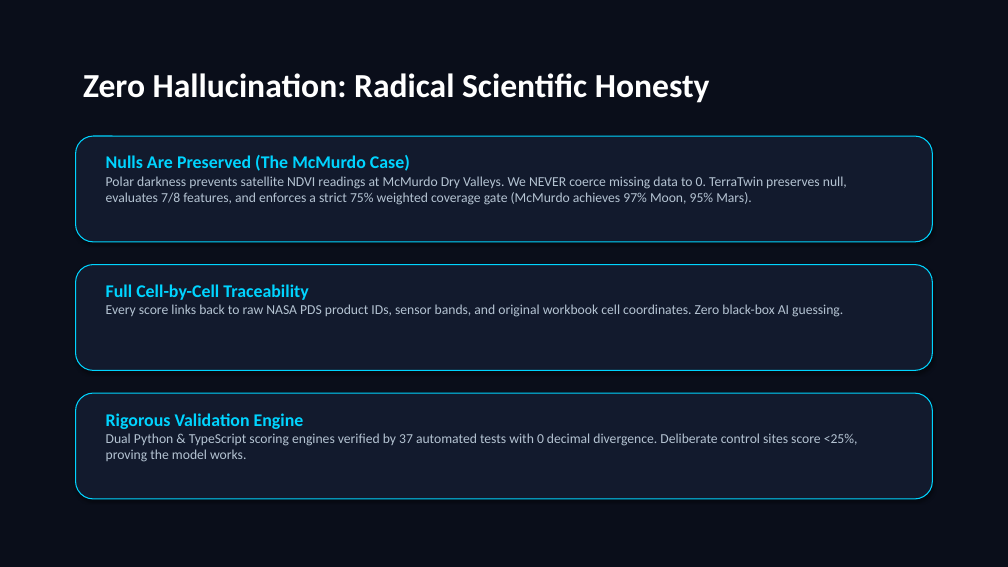
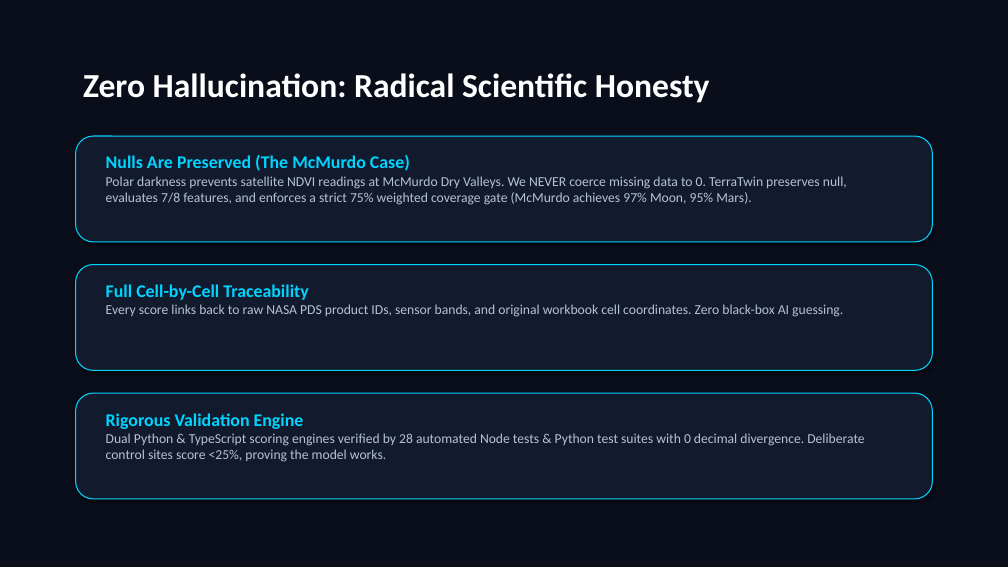
Before and after one commit to Amarahan/TerraTwin, a slide deck: slide 5 of submission/TerraTwin_3Min_Pitch.pptx. Drawn at 1008x567 pixels with LibreOffice and Linux fonts; fonts in the diff are those of the drawing. Boxes give left, top, right and bottom in pixels: in the first picture for what was removed or moved away, otherwise in the second. Text is boxed around its words. In the diff, an @@ line names an element or a change of style, - is before the commit and + after.

Commit message:
docs(presentation): update PPT decks with Mission Objective Simulator and test verification

```diff
--- a/submission/TerraTwin_3Min_Pitch.pptx
+++ b/submission/TerraTwin_3Min_Pitch.pptx
@@ text at [106,433,864,462]: text changed @@
-Dual Python & TypeScript scoring engines verified by 37 automated tests with 0 decimal divergence. Deliberate control sites score <25%, proving the model works.
+Dual Python & TypeScript scoring engines verified by 28 automated Node tests & Python test suites with 0 decimal divergence. Deliberate control sites score <25%, proving the model works.
```
Also in this commit, not shown: 2 other slides changed, 3 other files.
